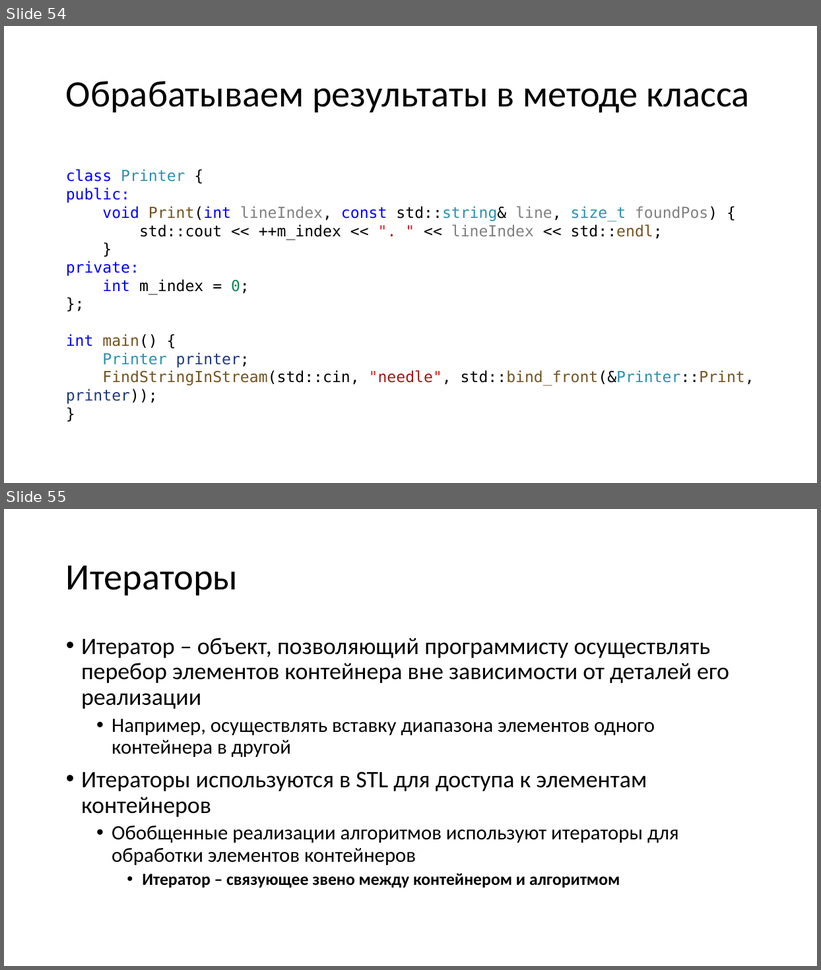
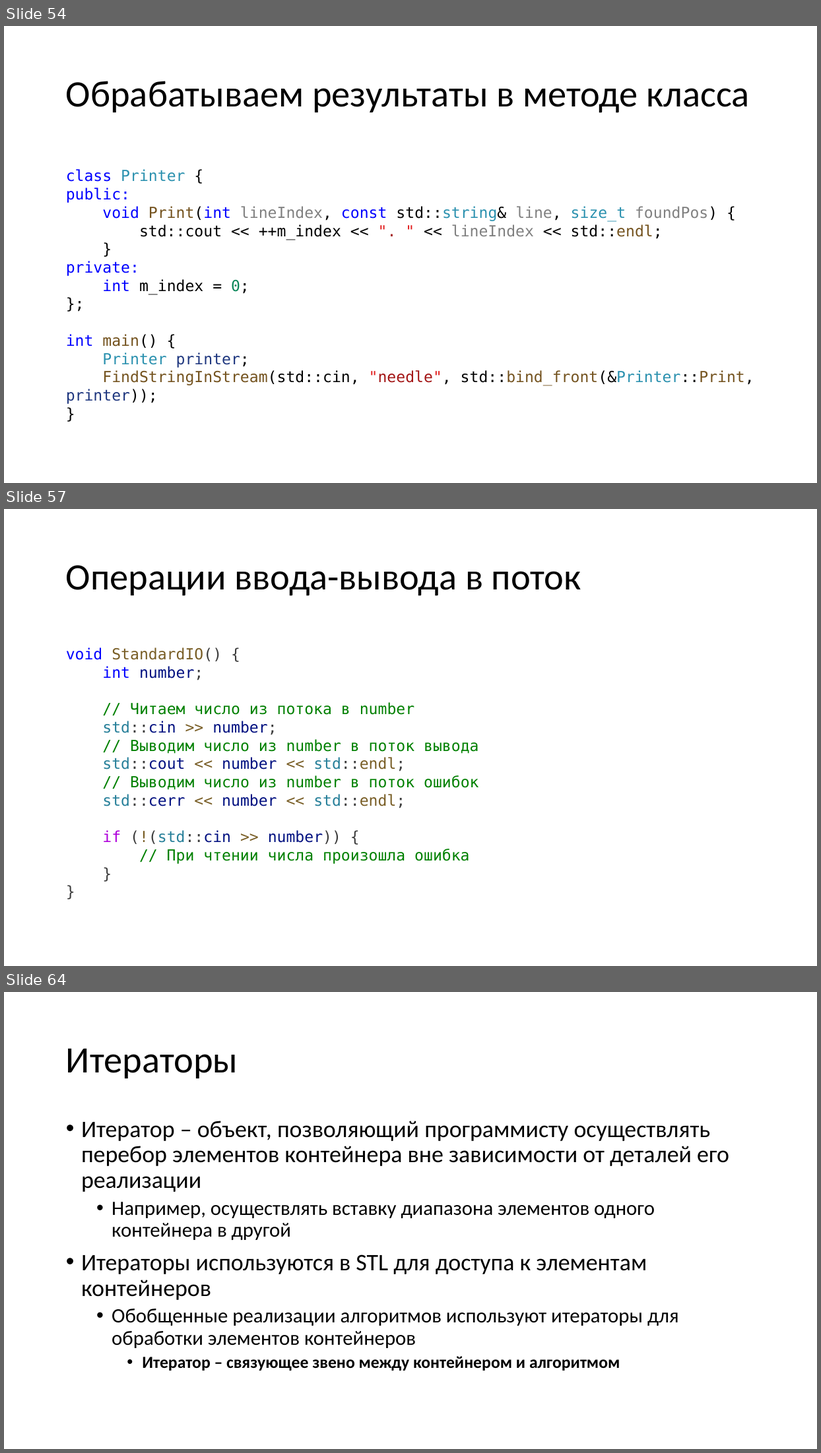
Before and after one commit to alexey-malov/oop, a slide deck: lectures/01/Стандартная библиотека.pptx. Shown one above the other, each under a label of ours: slides 54 and 55 before the commit, slides 54, 57 and 64 after it; the slides between them are not shown. The pictures are 821x970 and 821x1453 pixels, drawn with LibreOffice and Linux fonts; fonts in the diff are those of the drawing. Boxes give left, top, right and bottom in pixels: in the first picture for what was removed or moved away, otherwise in the second. Text is boxed around its words. In the diff, an @@ line names an element or a change of style, - is before the commit and + after.

```diff
--- a/lectures/01/Стандартная библиотека.pptx
+++ b/lectures/01/Стандартная библиотека.pptx
@@ slide 57 added at (x1=4, y1=509, x2=817, y2=966), background #FFFFFF @@
@@ title added at (x1=66, y1=565, x2=582, y2=596), 44 pt, text #000000 @@
+Операции ввода-вывода в поток
@@ text added at (x1=66, y1=648, x2=479, y2=864), 18 pt, text #008000 @@
+void StandardIO() {
+int number;
+// Читаем число из потока в number
+std::cin >> number;
+// Выводим число из number в поток вывода
+std::cout << number << std::endl;
+// Выводим число из number в поток ошибок
+std::cerr << number << std::endl;
+if (!(std::cin >> number)) {
+// При чтении числа произошла ошибка
+}
+}
@@ what was slide 55 is now slide 64 @@
```
Also in this commit, not shown: 1 slide changed, 13 other slides added, 12 other files.
